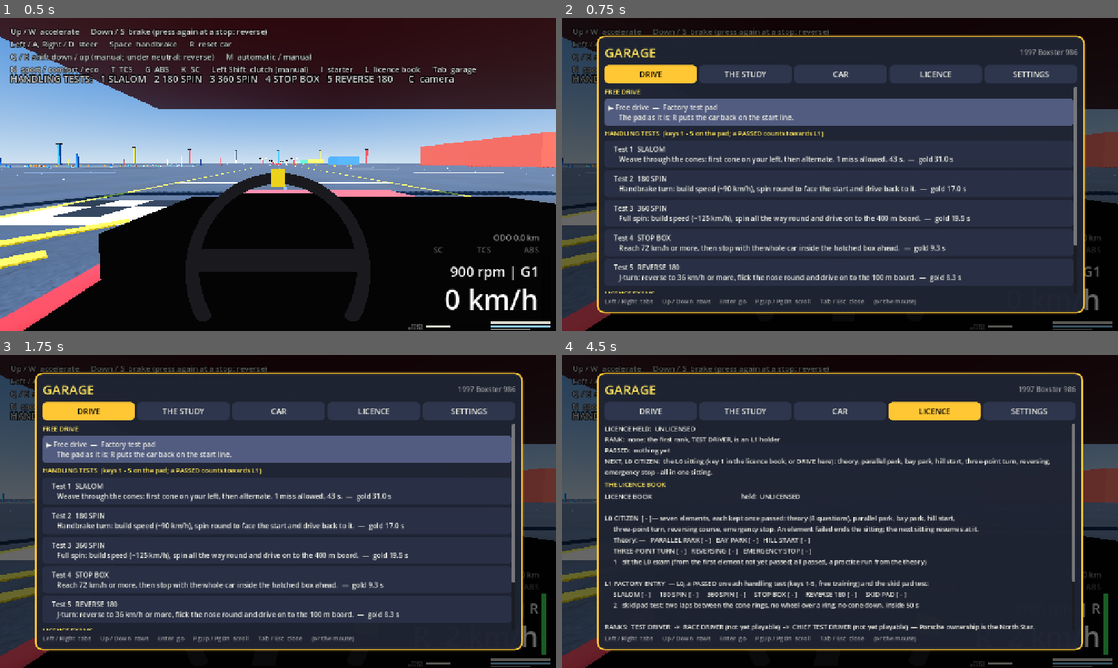
Above: before the commit, frames 1-4 (two rows, left to right).
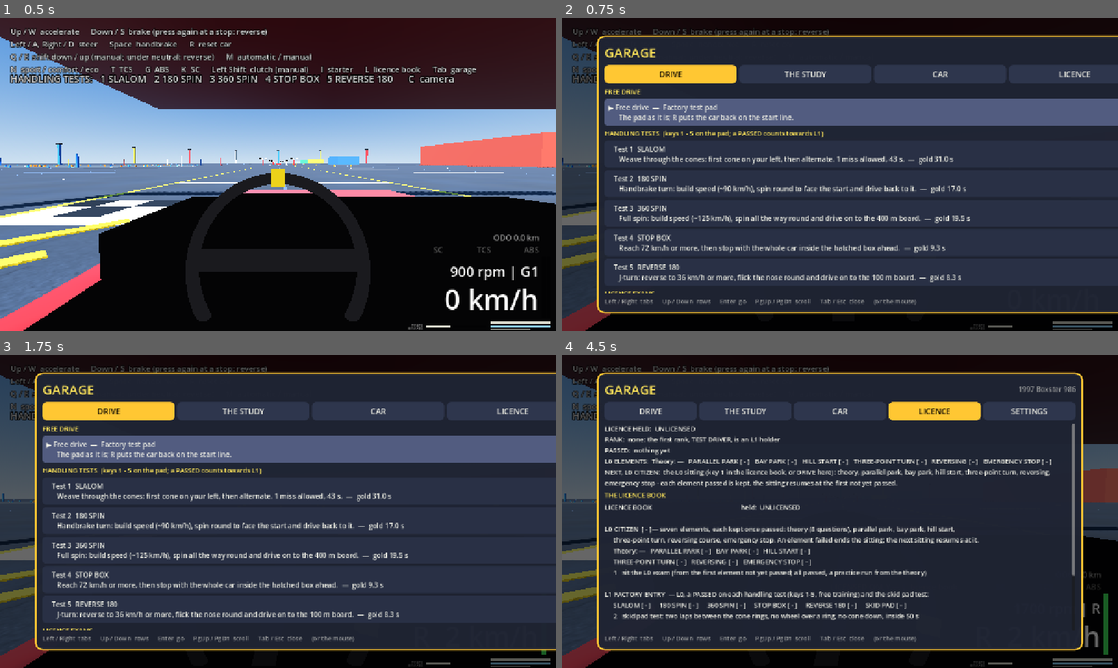
Above: after the commit, the same moments.

Repository: kokosro/factory-driver
Game: Godot game, scene res://scenes/main.tscn
The game is run twice, just before and just after one commit, with the same random seed, the same clock (stepped at 60 frames per second) and the same inputs.
Inputs:
- Up to frame 1 (0.5 s): no input
- Up to frame 2 (0.75 s): tap Enter (ui_accept) at 0.5 s; hold Right (steer_right) from 0.53 s (still down); tap Tab (garage) at 0.6 s
- Up to frame 3 (1.75 s): tap Enter (ui_accept) at 0.77, 1.52 s; release Right (steer_right) at 1.28 s; hold Down (brake) from 1.28 s (still down); tap G (abs_toggle) at 1.35 s; tap Tab (garage) at 1.55 s
- Up to frame 4 (4.5 s): release Down (brake) at 2 s; click "DRIVE" at 2 s; click "THE STUDY" at 2.75 s; click "CAR" at 3.5 s; click "LICENCE" at 4.25 s

Frame 1 is identical in both runs. In frame 2, 6.7% of the frame differs, in the area x 14-100%, y 5-95%; in frame 3, 6.7%; in frame 4, 9.8%, in the area x 7-93%, y 32-88%.

Commit message:
Garage: the LICENCE panel shows the L0 checklist; the L0 row's hint and the NEXT line say each element is kept

Diff:
--- a/scripts/garage.gd
+++ b/scripts/garage.gd
@@ -326,7 +326,9 @@
 			hint += "  —  " + best
 		_add_row("Test %d  %s" % [index + 1, test.title], hint, "test", _start_test.bind(index), true, test.name)
 	_add_heading("LICENCE EXAMS")
-	_add_row("L0 licence sitting", "The theory (%d questions) and six elements, all or nothing: parallel park, bay park, hill start, three-point turn, reversing, emergency stop." % LicenceExams.quiz_questions().size(), "l0", _start_l0, true, LicenceExams.EXAM_L0)
+	# was "all or nothing" -> each element kept once passed, the sitting
+	# resumed: the user's verdict, 2026-09-22 14:56 + 15:02.
+	_add_row("L0 licence sitting", "The theory (%d questions) and six elements: parallel park, bay park, hill start, three-point turn, reversing, emergency stop. Each element passed is kept; a sitting resumes at the first not yet passed." % LicenceExams.quiz_questions().size(), "l0", _start_l0, true, LicenceExams.EXAM_L0)
 	_add_row("Skid pad exam", LicenceExams.skid_pad_test().objective, "skid_pad", _start_skid_pad, true, LicenceExams.EXAM_SKID_PAD)
 
 
@@ -477,12 +479,14 @@
 	_add_text(licence.book_text() if licence else "", COLOR_TEXT)
 
 
-## The rank panel: the licence held, the rank it is, every pass, and what
-## the next level still takes - all from the licence manager's record and
-## LicenceExams' data.
+## The rank panel: the licence held, the rank it is, every pass, the L0
+## sitting's checklist (the theory and the six elements, each ticked or not
+## from the record) and what the next level still takes - all from the
+## licence manager's record and LicenceExams' data.
 func licence_text() -> String:
 	var level := licence.level() if licence else LicenceExams.LICENCE_NONE
 	var passed: Array = licence.licence.get("passed", []) if licence else []
+	var elements: Array = licence.licence.get("elements", []) if licence else []
 	var lines := PackedStringArray()
 	lines.append("LICENCE HELD:  %s" % LicenceExams.licence_title(level))
 	var rank := "none: the first rank, TEST DRIVER, is an L1 holder"
@@ -491,9 +495,12 @@
 			rank = entry.title
 	lines.append("RANK:  %s" % rank)
 	lines.append("PASSED:  %s" % (", ".join(PackedStringArray(passed)) if not passed.is_empty() else "nothing yet"))
+	lines.append("L0 ELEMENTS:  %s" % "   ".join(LicenceManager.checklist(elements)))
 	var missing := PackedStringArray()
 	if level < LicenceExams.LICENCE_L0:
-		lines.append("NEXT, L0 CITIZEN:  the L0 sitting (key 1 in the licence book, or DRIVE here): theory, parallel park, bay park, hill start, three-point turn, reversing, emergency stop - all in one sitting.")
+		# was "all in one sitting" -> each element kept: the user's verdict,
+		# 2026-09-22 14:56 + 15:02.
+		lines.append("NEXT, L0 CITIZEN:  the L0 sitting (key 1 in the licence book, or DRIVE here): theory, parallel park, bay park, hill start, three-point turn, reversing, emergency stop - each element passed is kept, the sitting resumes at the first not yet passed.")
 	elif level < LicenceExams.LICENCE_L1:
 		for exam in LicenceExams.l1_requirements():
 			if not passed.has(exam):
